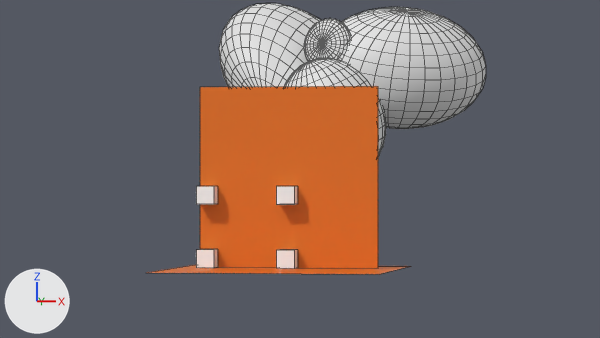
What one commit did to the Blender file assets/.Concept/Background/CloudFactoryLightingDemo.blend.
Camera for both pictures: the file's camera 'Camera'. The lights are fixed; the arrows at lower left show +X, +Y and +Z. Mesh edges are drawn as thin lines.
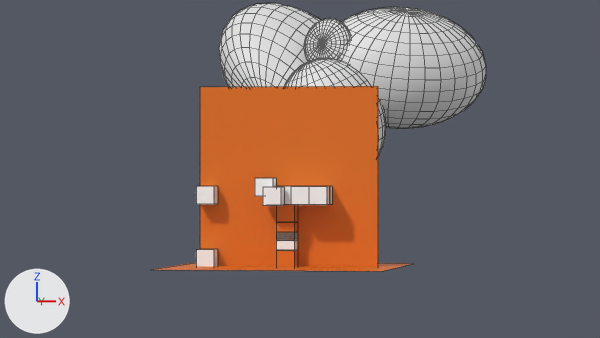
Boxes (x1, y1, x2, y2) around the edits, measured in the pictures (600 x 338 px):
'Plane.001', moved: before (147, 265, 410, 274); after (152, 263, 414, 271)
'Cube.004', added: after (263, 187, 284, 206)
'Cube', recoloured (white to orange): (276, 250, 298, 268) in both
'Cube.011', added: after (309, 186, 329, 205)
'Cube.007', added: after (276, 232, 298, 251)
'Cube.005', added: after (276, 205, 298, 223)
'Cube.012', added: after (291, 186, 309, 205)
'Cube.009', added: after (255, 178, 276, 196)
'Cube.006', added: after (276, 222, 298, 240)
'Cube.010', added: after (329, 186, 332, 205)

The change in detail:
Material 'Material.012' (mat_material_012) is new.
Its base color is (1.0, 1.0, 1.0) (white #ffffff).
Its roughness is 0.4.
Material 'Material.011' (mat_material_011) is new.
Its base color is (1.0, 1.0, 1.0) (white #ffffff).
Its roughness is 0.4.
Material 'Material.010' (mat_material_010) is new.
Its base color is (1.0, 1.0, 1.0) (white #ffffff).
Its roughness is 0.4.
Material 'Material.009' (mat_material_009) is new.
Its base color is (1.0, 1.0, 1.0) (white #ffffff).
Its roughness is 0.4.
Material 'Material.007' (mat_material_007) is new.
Its base color is (1.0, 1.0, 1.0) (white #ffffff).
Its roughness is 0.4.
me_cube has 8 vertices, 6 faces and spans x -1.0..1.0, y -1.0..1.0, z -1.0..1.0.
me_cube no longer uses material mat_material (white #ffffff).
me_cube now uses material mat_back (orange #e76f04).
Mesh me_cube_012 is new.
It is a box spanning x -1.0..1.0, y -1.0..1.0, z -1.0..1.0.
It uses material mat_material_012 (white #ffffff).
Mesh me_cube_011 is new.
It is a box spanning x -1.0..1.0, y -1.0..1.0, z -1.0..1.0.
It uses material mat_material_011 (white #ffffff).
Mesh me_cube_010 is new.
It is a box spanning x -1.0..1.0, y -1.0..1.0, z -1.0..1.0.
It uses material mat_material_010 (white #ffffff).
Mesh me_cube_009 is new.
It is a box spanning x -1.0..1.0, y -1.0..1.0, z -1.0..1.0.
It uses material mat_material_009 (white #ffffff).
Mesh me_cube_007 is new.
It is a box spanning x -1.0..1.0, y -1.0..1.0, z -1.0..1.0.
It uses material mat_material_007 (white #ffffff).
Mesh me_cube_006 is new.
It is a box spanning x -1.0..1.0, y -1.0..1.0, z -1.0..1.0.
It uses material mat_back (orange #e76f04).
Mesh me_cube_005 is new.
It is a box spanning x -1.0..1.0, y -1.0..1.0, z -1.0..1.0.
It uses material mat_back (orange #e76f04).
Mesh me_cube_004 is new.
It is a box spanning x -1.0..1.0, y -1.0..1.0, z -1.0..1.0.
It uses material mat_material (white #ffffff).
Object 'Plane.001' (ob_plane_001) moves from (-0.13, -1.88, -1.07) to (-0.06, 0.06, -0.83).
Object 'Cube.012' (ob_cube_012) is new; it shows me_cube_012.
Its location is (1.93, -1.82, 7.0).
Object 'Cube.011' (ob_cube_011) is new; it shows me_cube_011.
Its location is (3.89, -1.82, 7.0).
Object 'Cube.010' (ob_cube_010) is new; it shows me_cube_010.
Its location is (3.89, 0.0, 7.0).
Object 'Cube.009' (ob_cube_009) is new; it shows me_cube_009.
Its location is (-2.15, -1.44, 7.91).
Object 'Cube.007' (ob_cube_007) is new; it shows me_cube_007.
Its location is (0.0, 0.0, 1.96).
Object 'Cube.006' (ob_cube_006) is new; it shows me_cube_006.
Its location is (0.0, 0.0, 3.06).
Object 'Cube.005' (ob_cube_005) is new; it shows me_cube_005.
Its location is (0.0, 0.0, 5.01).
Object 'Cube.004' (ob_cube_004) is new; it shows me_cube_004.
Its location is (-1.07, -2.37, 6.92).
